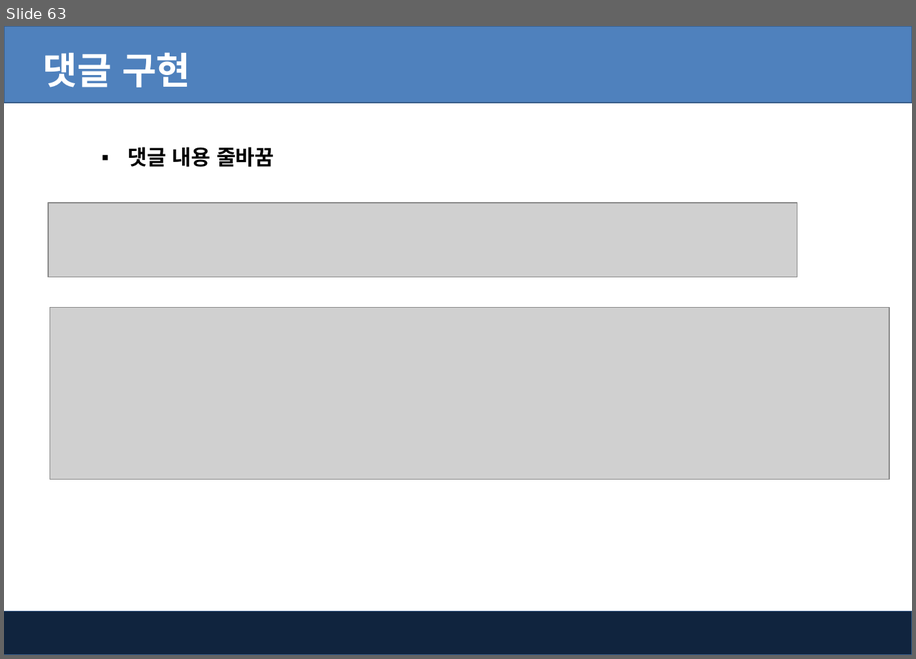
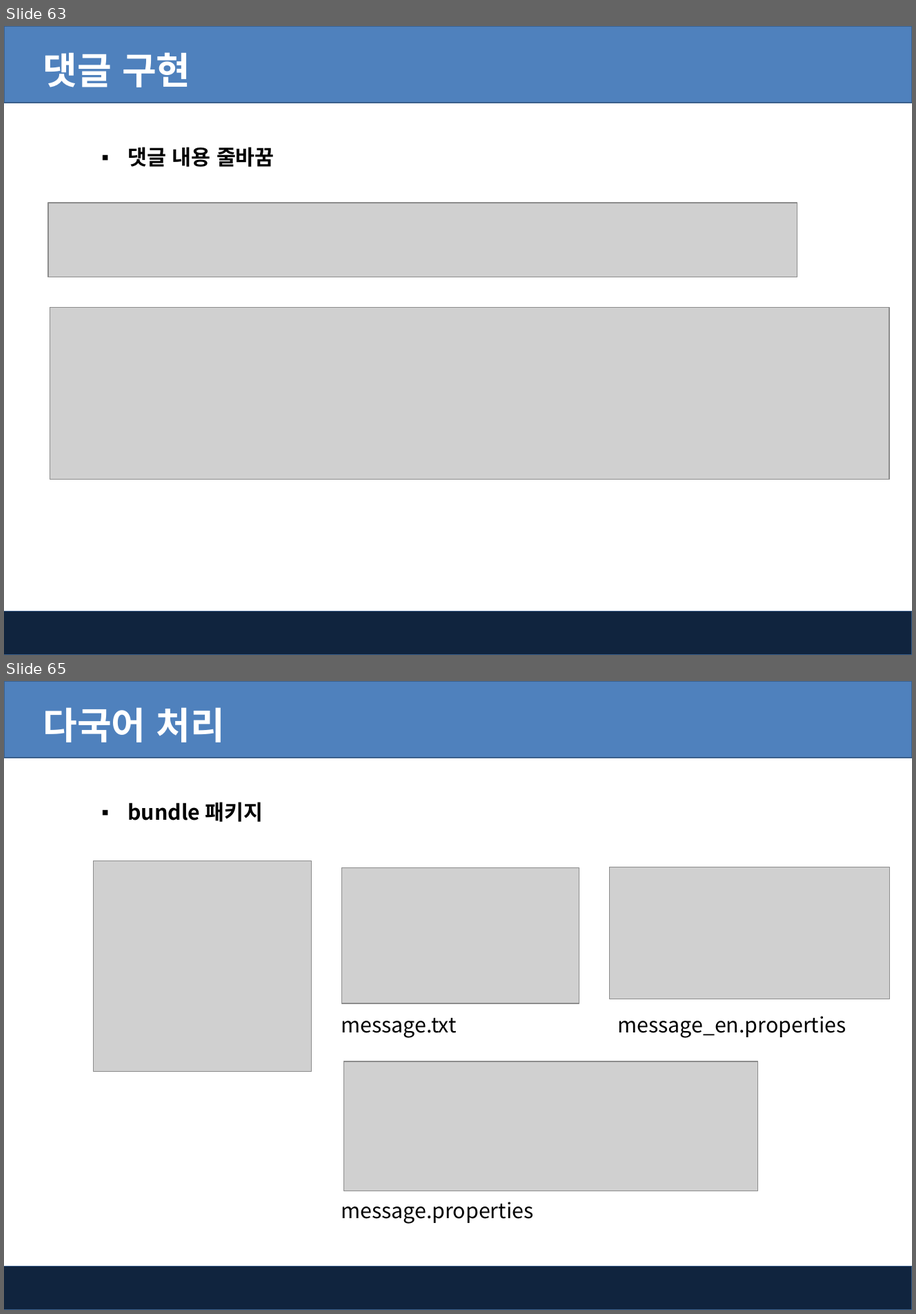
Before and after one commit to kiyongee2/green_project_web, a slide deck: jsp_ppt/10-3장. Jsp - MVC 게시판관리(mysql).pptx. Shown one above the other, each under a label of ours: slide 63 before the commit, slides 63 and 65 after it; the slides between them are not shown. The pictures are 916x659 and 916x1314 pixels, drawn with LibreOffice and Linux fonts; fonts in the diff are those of the drawing; grey boxes stand for pictures; background and template pictures are left out. Boxes give left, top, right and bottom in pixels: in the first picture for what was removed or moved away, otherwise in the second. Text is boxed around its words. In the diff, an @@ line names an element or a change of style, - is before the commit and + after.

```diff
--- a/jsp_ppt/10-3장. Jsp - MVC 게시판관리(mysql).pptx
+++ b/jsp_ppt/10-3장. Jsp - MVC 게시판관리(mysql).pptx
@@ slide 65 added at <box>4,681,912,1310</box>, background #FFFFFF; not listed: 2 template elements that a slide beside it also shows @@
@@ text added at <box>43,707,225,742</box>, 32 pt, text #FFFFFF, bold @@
+다국어 처리
@@ text added at <box>128,802,263,822</box>, 18 pt, text #000000, bold @@
+▪ bundle 패키지
@@ picture added at <box>93,861,311,1072</box> @@
@@ picture added at <box>342,868,579,1004</box> @@
@@ picture added at <box>609,867,889,999</box> @@
@@ text added at <box>341,1018,456,1038</box>, 18 pt, text #000000 @@
+message.txt
@@ text added at <box>617,1016,846,1038</box>, 18 pt, text #000000 @@
+message_en.properties
@@ picture added at <box>344,1062,757,1191</box> @@
@@ text added at <box>341,1201,533,1223</box>, 18 pt, text #000000 @@
+message.properties
```
Also in this commit, not shown: 3 other slides added, 3 other files.
